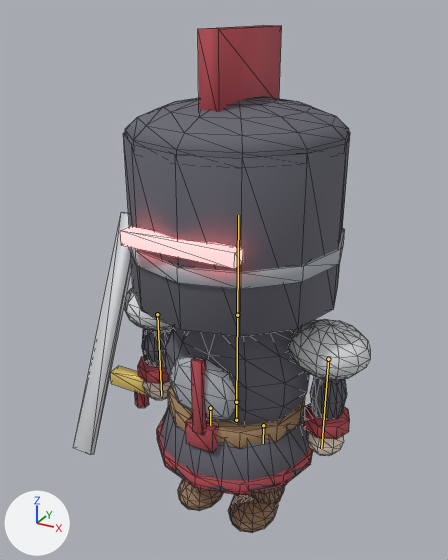
Before and after pictures for a commit that changed the glTF model public/models/elite.glb.
One viewpoint serves both versions: a camera (50 mm lens) standing at (1.1, -2.13, 2.21) and looking at (-0.19, 0.22, 1.04). The axes (+X, +Y, +Z) are drawn at lower left. The lights are the same throughout. The picture after the commit comes second. The bones that bend it are drawn over the model as lines. Mesh edges are drawn as thin lines.

Names of what the first picture shows: 'Elite'.
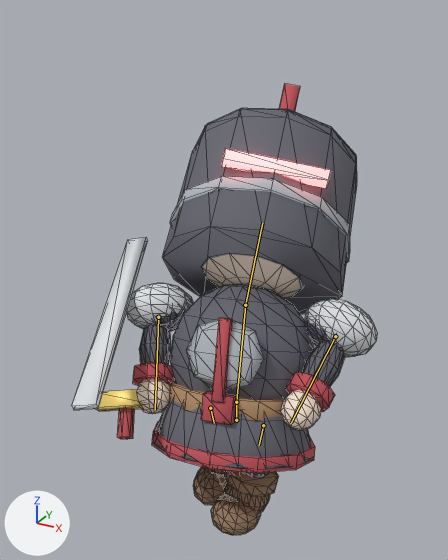
The newer file adds an action. The first version stands in its rest pose; the second is drawn at frame 2 of the action 'Hit'.

What the commit changed:
Bone 'leg.L' (bone_leg_l) turns from (0, 0, 0) to (-15, 1, 5) degrees about its own x, y and z.
Bone 'leg.R' (bone_leg_r) turns from (0, 0, 0) to (12, 1, -4) degrees about its own x, y and z.
Bone 'spine' (bone_spine) turns from (0, 0, 0) to (-24, 13, 2) degrees about its own x, y and z.
Bone 'arm.L' (bone_arm_l) turns from (0, 0, 0) to (-34, 9, 13) degrees about its own x, y and z.
Bone 'arm.R' (bone_arm_r) turns from (0, 0, 0) to (-24, -5, -11) degrees about its own x, y and z.
Bone 'head' (bone_head) turns from (0, 0, 0) to (-28, 14, -7) degrees about its own x, y and z.

Boxes [x1, y1, x2, y2] around the edits, measured in the pictures (448 x 560 px):
'Elite', posed (11% shorter)
    before: [74, 25, 370, 533]
    after: [72, 83, 377, 535]
bone 'leg.L', root to tip
    before: (263, 425) to (263, 443)
    after: (263, 425) to (259, 445)
bone 'leg.R', root to tip
    before: (210, 408) to (210, 425)
    after: (210, 408) to (214, 423)
bone 'spine', root to tip
    before: (236, 402) to (237, 315)
    after: (236, 402) to (245, 305)
bone 'arm.L', root to tip
    before: (328, 359) to (321, 448)
    after: (335, 336) to (291, 423)
bone 'arm.R', root to tip
    before: (157, 314) to (161, 395)
    after: (158, 317) to (155, 410)
bone 'head', root to tip
    before: (237, 315) to (238, 215)
    after: (245, 305) to (262, 223)
